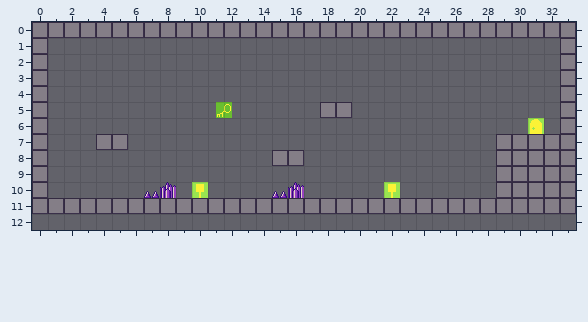
Tiled map, stored at src/levels/World2Levels/maps/World2Level_Level1.tmx. Above, as it was before the edit.
Cells are 16x16 px. Shown: x 0..33, y 0..12.
And afterwards:
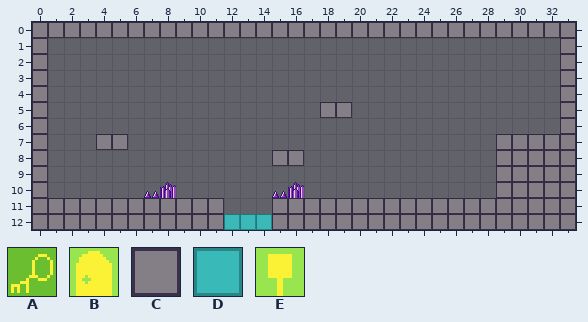
Key: from "cave-tileset": A 235, B 236; from "world2-prototype-tileset": C 0, D 1, E 21 "CheckPoint".
_ is an empty cell.
Objects are placed by their top-left corner, in cells (3,4 is the top-left corner of cell 3,4); size is 1x1 cell unless given.
From old to new:
Layer "Hazards":
The author put tile D in row 12 at x 12 to 14.
Layer "World":
The author put tile C in row 12 at x 0 to 11 and 15 to 33.
The author cleared tile C in row 11 at x 12 to 14.
Layer "Objects" (now hidden):
Object A "Key" at 11.5,5 is removed.
Object B "Door" at 31,6 is removed.
Object E "CheckPoint" at 10,10 is removed.
Object E "CheckPoint" at 22,10 is removed.
